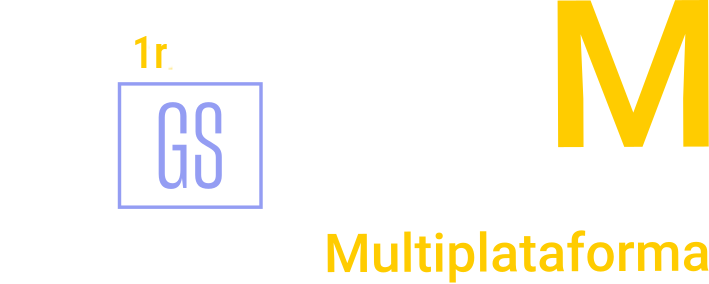
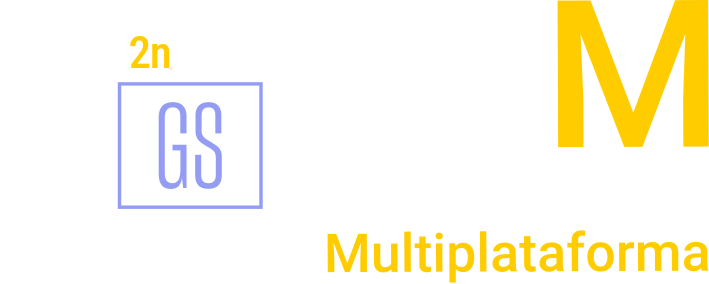
Layered file, before and after one edit (709x284). Changes by layer:
renamed "1r" to "2n", painted on it over [130, 36, 170, 68]